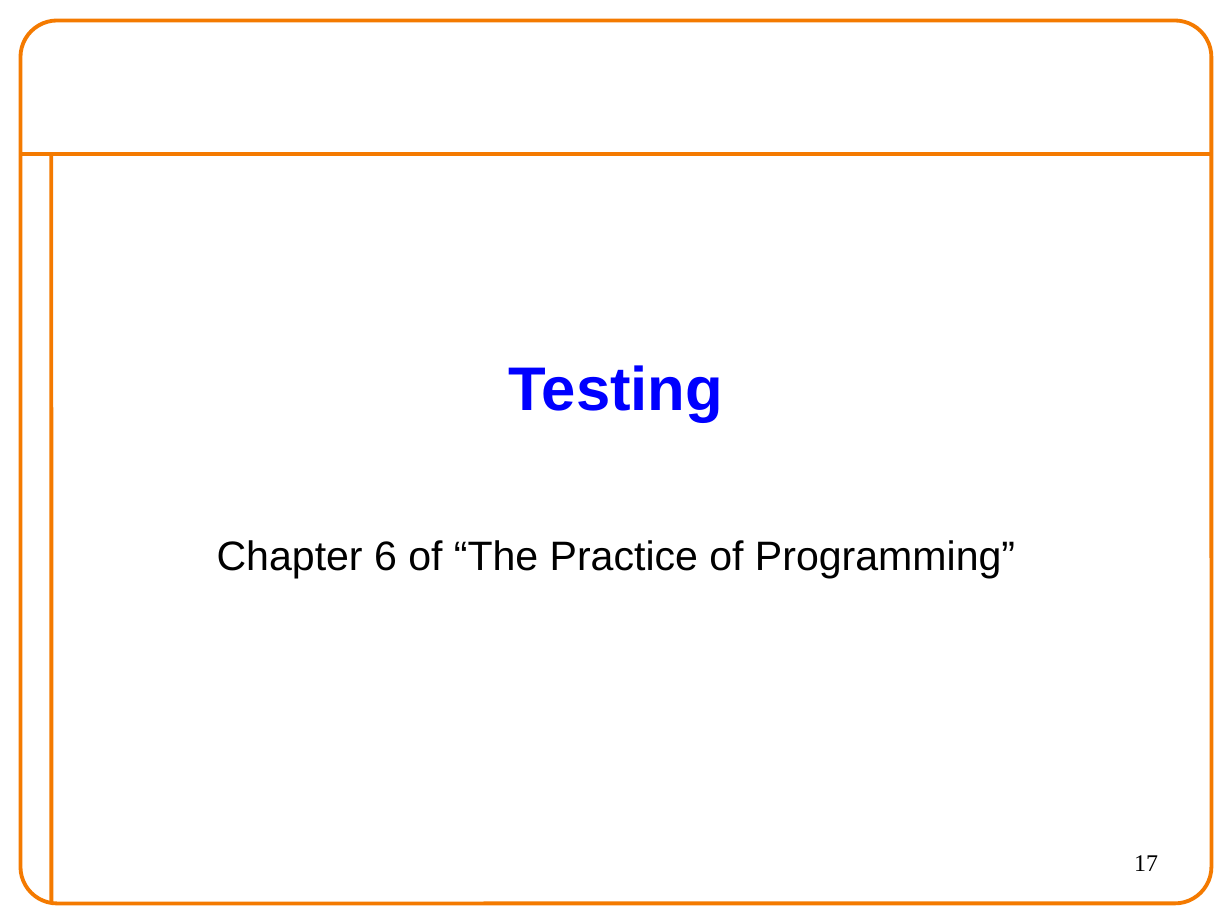
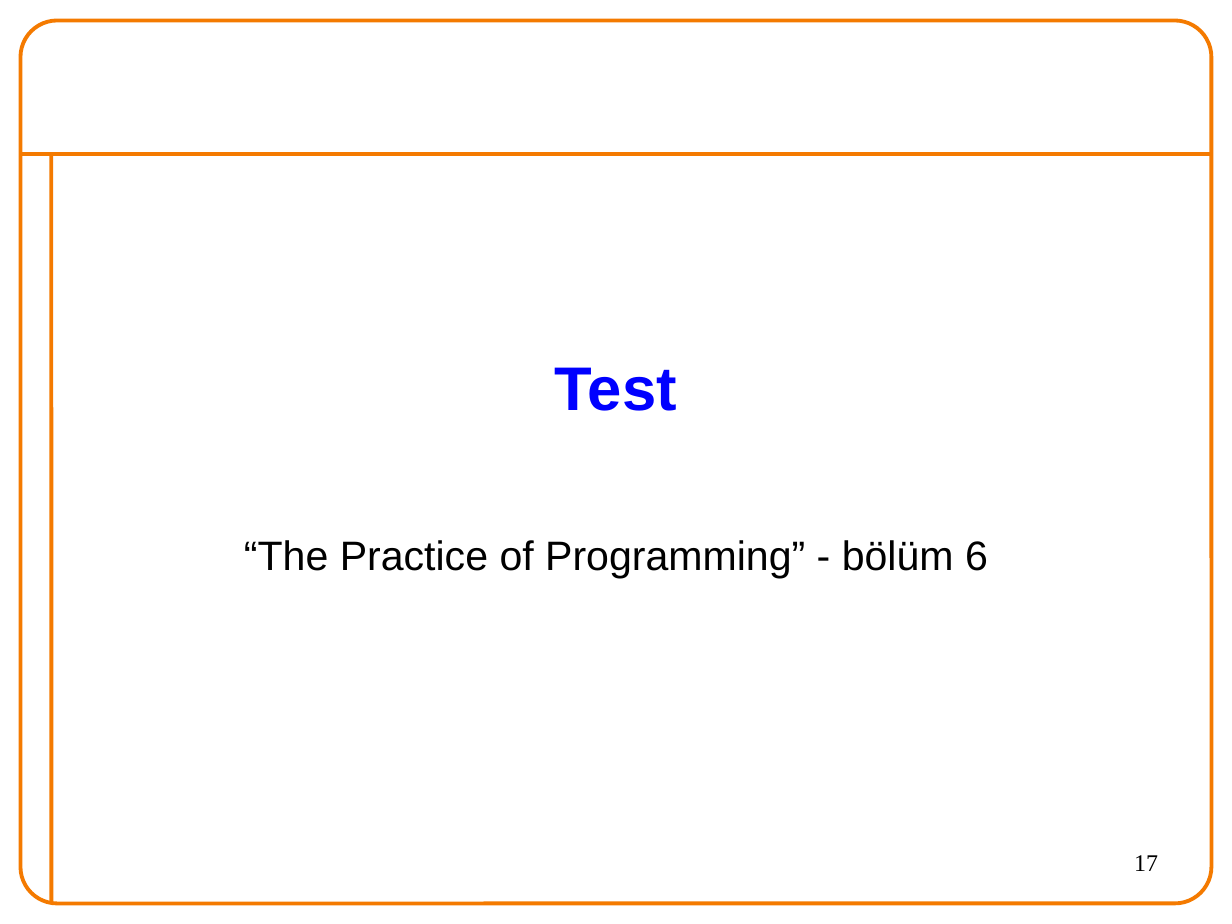
Before and after one commit to 19ceng/ceng201pro, a slide deck: slide 17 of 05test.odp. Drawn at 1232x924 pixels with LibreOffice and Linux fonts; fonts in the diff are those of the drawing; background and template pictures are left out. Boxes give left, top, right and bottom in pixels: in the first picture for what was removed or moved away, otherwise in the second. Text is boxed around its words. In the diff, an @@ line names an element or a change of style, - is before the commit and + after.

Commit message:
05test: progress

```diff
--- a/05test.odp
+++ b/05test.odp
@@ title at box(555, 367, 677, 411): text changed @@
-Testing
+Test
@@ subtitle at box(244, 540, 988, 579): text changed @@
-Chapter 6 of “The Practice of Programming”
+“The Practice of Programming” - bölüm 6
```
Also in this commit, not shown: 11 other slides changed, 9 slides added, 9 slides removed, 1 other file.
